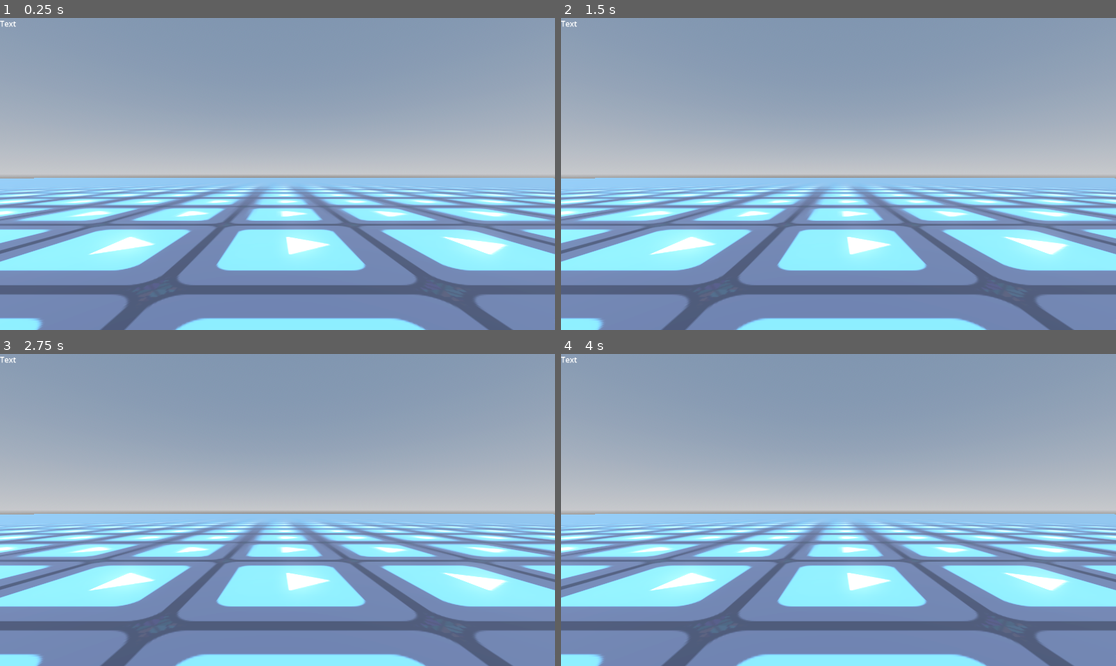
Above: before the commit, frames 1-4 (two rows, left to right).
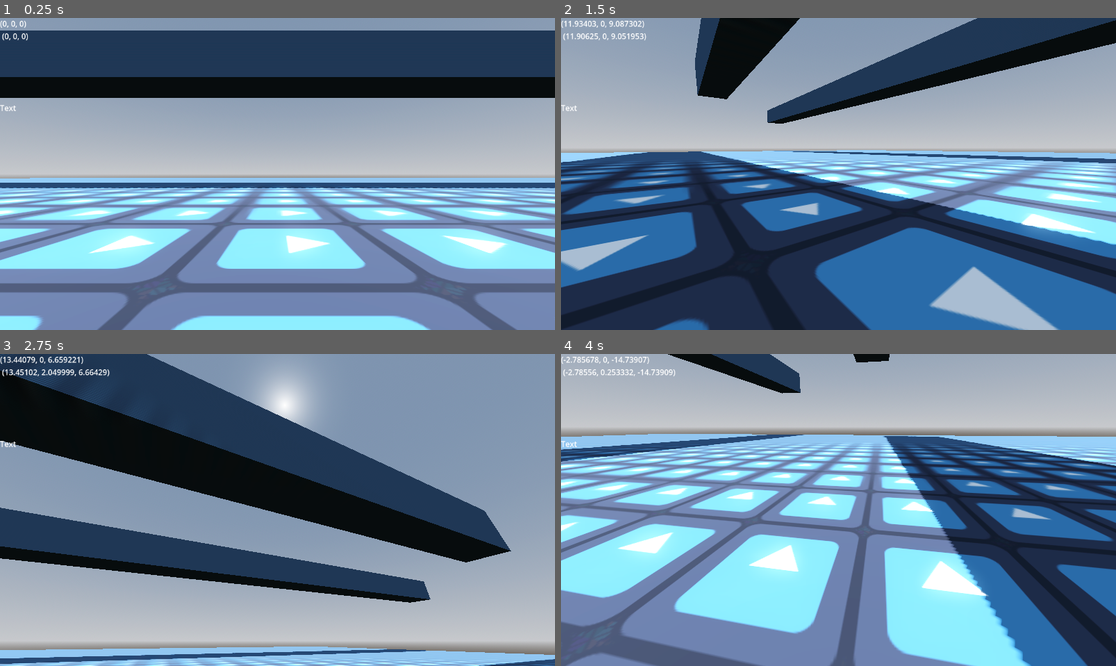
Above: after the commit, the same moments.

Repository: Joel-png/prototype
Game: Godot game, scene res://world.tscn
Same seed, same stepped clock (60 frames per second), same inputs: the game is played once before the commit and once after it. The engine's default icon, where the game draws it, is replaced by a stand-in: a white triangle on a blue panel in a dark square.
Inputs (mouse positions are in pixels of both pictures, inside the frame that each line leads up to):
- Up to frame 1 (0.25 s): no input
- Up to frame 2 (1.5 s): tap Enter at 0.5 s; move the mouse to (960, 158) at 0.52 s; hold D (right) 0.53-1.28 s; hold Space (jump) 0.53-1.28 s; move the mouse to (727, 189) at 1.27 s; hold S (down) from 1.28 s (still down); tap Space (jump) at 1.35 s
- Up to frame 3 (2.75 s): tap Space (jump) at 1.52, 1.82 s; move the mouse to (333, 441) at 2.02 s; release S (down) at 2.03 s; hold D (right) from 2.03 s (still down); hold Space (jump) from 2.03 s (still down)
- Up to frame 4 (4 s): move the mouse to (810, 572) at 2.77 s; release D (right) at 2.78 s; release Space (jump) at 2.78 s; hold W (up) 2.78-3.53 s; tap Space (jump) at 2.85, 3.02, 3.32 s; move the mouse to (1005, 556) at 3.52 s; hold A (left) from 3.53 s (still down); hold Space (jump) from 3.53 s (still down)

The runs differ from the first frame. In frame 1, 30% of the frame differs, in the area x 0-100%, y 0-100%; in frame 2, 69%; in frame 3, 84%; in frame 4, 88%.
Error before the commit: Parse Error: Cannot find property "normalize" on base "Basis". (res://Scripts/Player.gd:62)

Commit message:
Better movement

Diff:
--- a/Scripts/Player.gd
+++ b/Scripts/Player.gd
@@ -1,16 +1,26 @@
 extends CharacterBody3D
 
-
-const SPEED = 1.5
-const MAX_MOVEMENT_SPEED = 50.0
-const JUMP_VELOCITY = 5.5
 const SENSITIVITY = 0.004
 
+const FALL_SPEED_MAX = 30
+const JUMP_VELOCITY = 4.5
+
+const TARGET_LERP = .9
+var WALK_SPEED = 15.0
+var acc_speed = 20.0
+
 var gravity = 9.8
-var movement := Vector3(0, 0, 0)
+
+var is_grappling = false
+
+var input_dir = Vector2.ZERO
+var direction = Vector3.ZERO
+
+var current_max_speed : float = WALK_SPEED
 
 @onready var head = $Head
 @onready var camera = $Head/Camera3D
+@onready var camera_cast = $Head/Camera3D/camera_cast
 
 func _ready():
 	Input.set_mouse_mode(Input.MOUSE_MODE_CAPTURED)
@@ -22,70 +32,49 @@
 		camera.rotation.x = clamp(camera.rotation.x, deg_to_rad(-90), deg_to_rad(90))
 
 func _physics_process(delta: float) -> void:
+	input_dir = Input.get_vector("left", "right", "up", "down")
+	direction = transform.basis * Vector3(input_dir.x, 0, input_dir.y).normalized()
+
+	var target_speed : Vector3 = direction * current_max_speed
+	var jumped = false
+
+	if Input.is_action_pressed("jump") and is_on_floor():
+		jumped = true
+		if input_dir:
+			velocity *= 1.5
+		else:
+			velocity *= 0.9
+		velocity.y = JUMP_VELOCITY
+
 	# Add the gravity.
 	if not is_on_floor():
-		movement.y -= gravity * delta
-	else:
-		movement.y = 0.0
-
-	var moving_x = false
-	var moving_z = false
-
-	# Get the input direction and handle the movement/deceleration.
-	# As good practice, you should replace UI actions with custom gameplay actions.
-	var input_dir := Input.get_vector("left", "right", "up", "down")
-	var input := Vector3(input_dir.x, 0, input_dir.y)
-
-	if input.x:
-		moving_x = true
-		movement.x += input.x * SPEED
-		movement.x = clamp(movement.x, -MAX_MOVEMENT_SPEED, MAX_MOVEMENT_SPEED)
-
-	if input.z:
-		moving_z = true
-		movement.z += input.z * SPEED
-		movement.z = clamp(movement.z, -MAX_MOVEMENT_SPEED, MAX_MOVEMENT_SPEED)
-
-	if input.x and not input.z:
-		movement.z *= 0.80
-
-	if input.z and not input.x:
-		movement.x *= 0.80
-
-	# Handle jump.
-	var jumped = false
-	if Input.is_action_pressed("jump") and is_on_floor():
-		jumped = true
-		movement *= 0.90
-		movement.y = JUMP_VELOCITY
-
-	movement = transform.basis.normalize() * movement
-	var direction := movement
-
-	if direction:
-		if input:
-			velocity.x = direction.x
-			velocity.z = direction.z
-		elif not jumped and is_on_floor():
-			velocity.x = 0.0
-			velocity.z = 0.0
-		elif jumped and is_on_floor():
-			velocity.x *= 0.90
-			velocity.z *= 0.90
+		velocity.y -= gravity * delta
 
 
-		#velocity.z = clamp(velocity.z, -MAX_SPEED, MAX_SPEED)
+	if not input_dir and not jumped and is_on_floor():
+		target_speed.x = 0.0
+		target_speed.z = 0.0
+		velocity.x *= 0.5
+		velocity.z *= 0.5
 
+	#calculate dif between max and current speed
+	#ignore y axis
+	var speed_difference : Vector3 = target_speed - velocity
+	speed_difference.y = 0
 
+	#final force that will be applied to character
+	var movement = speed_difference * acc_speed
 
+	if input_dir or (not jumped and is_on_floor()):
+		velocity = velocity + (movement) * delta
 
+		#elif not jumped and is_on_floor():
+			#velocity.x = 0.0
+			#velocity.z = 0.0
+		#elif jumped and is_on_floor():
+			#velocity.x *= 0.90
+			#velocity.z *= 0.90
 
-	if not jumped and is_on_floor() and not moving_x:
-		movement.x *= 0.5
-	if not jumped and is_on_floor() and not moving_z:
-		movement.z *= 0.5
-
-	velocity.y = movement.y
 	move_and_slide()
 
-	$Head/Camera3D/DebugLabel.text = "dvx:" + str(velocity.x) + "\ndvy:" + str(velocity.y) + "\ndvz:" + str(velocity.z) + "\ndx:" + str(movement.x) + "\ndy:" + str(movement.y) + "\ndz:" + str(movement.z)
+	$Head/Camera3D/DebugLabel.text = str(target_speed) + "\n " + str(velocity)
--- a/project.godot
+++ b/project.godot
@@ -47,3 +47,8 @@
 "events": [Object(InputEventKey,"resource_local_to_scene":false,"resource_name":"","device":-1,"window_id":0,"alt_press …(191 unchanged characters)…
 ]
 }
+left_click={
+"deadzone": 0.5,
+"events": [Object(InputEventMouseButton,"resource_local_to_scene":false,"resource_name":"","device":-1,"window_id":0,"alt_pressed":false,"shift_pressed":false,"ctrl_pressed":false,"meta_pressed":false,"button_mask":1,"position":Vector2(219, 19),"global_position":Vector2(228, 65),"factor":1.0,"button_index":1,"canceled":false,"pressed":true,"double_click":false,"script":null)
+]
+}
--- a/world.tscn
+++ b/world.tscn
@@ -40,6 +40,18 @@
 size = Vector3(174, 0.001, 157)
 material = SubResource("StandardMaterial3D_o7y4f")
 
+[node name="CSGBox3D2" type="CSGBox3D" parent="."]
+transform = Transform3D(3.74808, 0, 0, 0, 1.27445, 0, 0, 0, 1, 5.48073, 24.6049, 0.684341)
+use_collision = true
+size = Vector3(45.2734, 8.43262, 8.8623)
+material = SubResource("StandardMaterial3D_o7y4f")
+
+[node name="CSGBox3D2" type="CSGBox3D" parent="CSGBox3D2"]
+transform = Transform3D(3.74804, 0, 0, 0, 1.27445, 0, 0, 0, 1, -1.25514, -3.7282, -36.3646)
+use_collision = true
+size = Vector3(16.8081, 4.35449, 8.8623)
+material = SubResource("StandardMaterial3D_o7y4f")
+
 [node name="Player" type="CharacterBody3D" parent="."]
 script = ExtResource("1_8c63o")
 
@@ -60,3 +72,13 @@
 offset_right = 241.0
 offset_bottom = 90.0
 text = "Text"
+
+[node name="DebugLabel2" type="Label" parent="Player/Head/Camera3D"]
+offset_top = 175.0
+offset_right = 241.0
+offset_bottom = 265.0
+text = "Text"
+
+[node name="camera_cast" type="RayCast3D" parent="Player/Head/Camera3D"]
+target_position = Vector3(0, 0, -100)
+debug_shape_custom_color = Color(1, 0, 1, 1)
